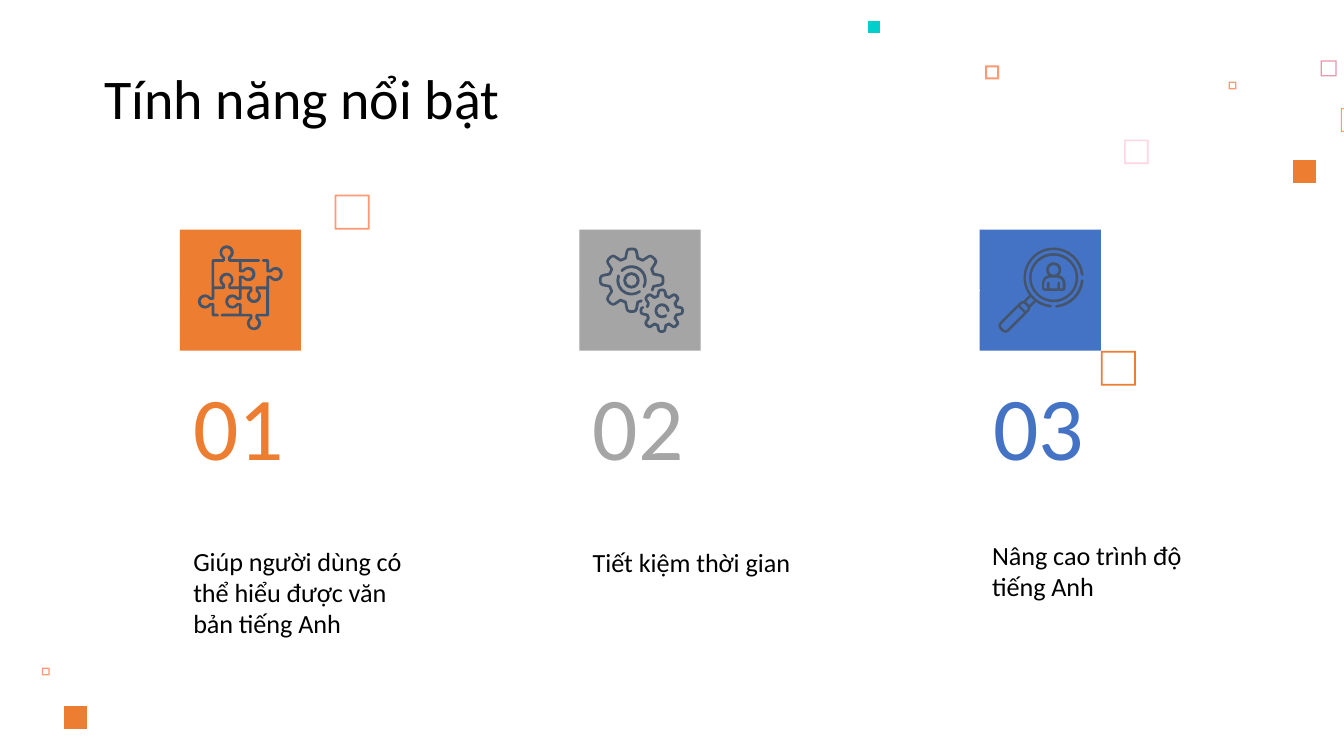
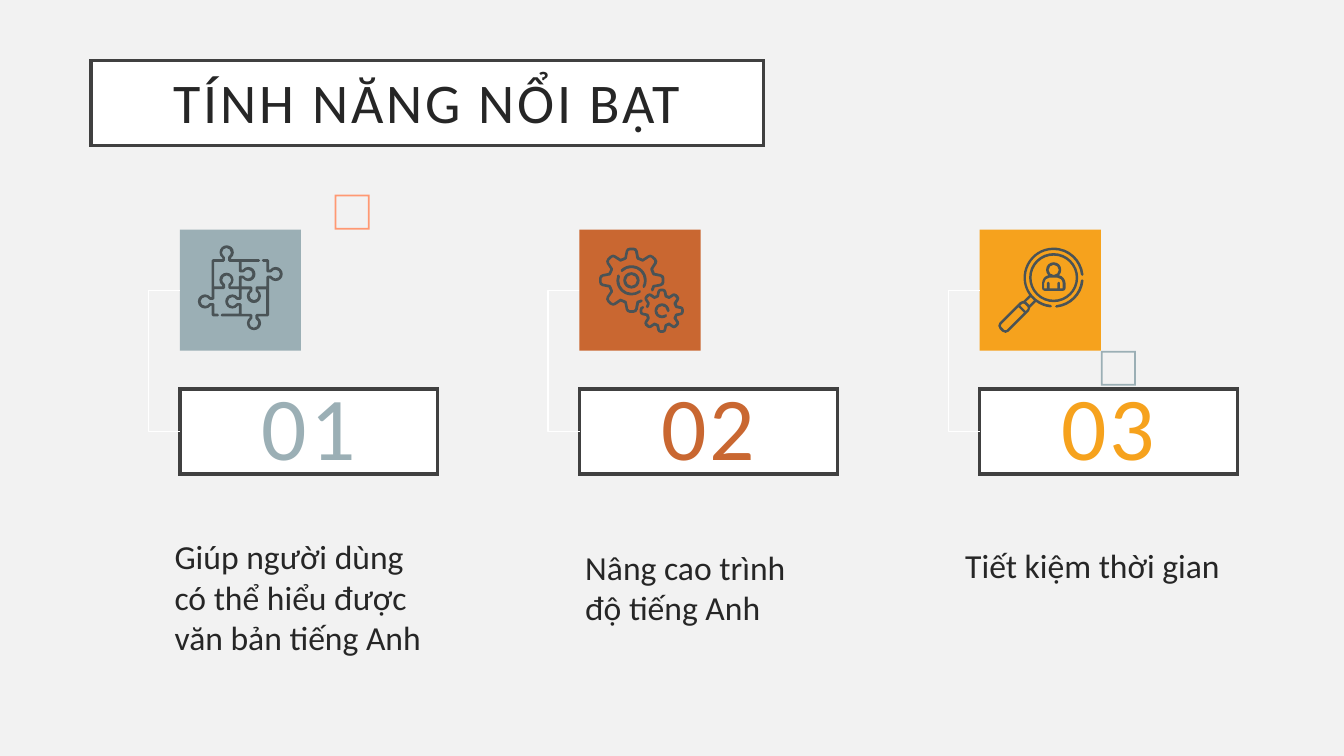
Before and after one commit to nmtri1912/kltn, a slide deck: slide 10 of Tài liệu/Presentation.pptx. Drawn at 1344x756 pixels with LibreOffice and Linux fonts; fonts in the diff are those of the drawing. Boxes give left, top, right and bottom in pixels: in the first picture for what was removed or moved away, otherwise in the second. Text is boxed around its words. In the diff, an @@ line names an element or a change of style, - is before the commit and + after.

```diff
--- a/Tài liệu/Presentation.pptx
+++ b/Tài liệu/Presentation.pptx
@@ background #FFFFFF to #F2F2F2 @@
@@ freeform shape removed at [868,21,880,33] @@
@@ 4 titles: place and size @@
-4 titles at [104,75,1084,461]
+4 titles at [91,60,1238,474]
@@ title "TÍNH NĂNG NỔI BẬT" at [91,60,763,145]: fill none to #FFFFFF; outline none to #404040 2.5 pt @@
@@ title at [173,76,680,133]: text changed; text colour #000000 to #262626 @@
-Tính năng nổi bật
+TÍNH NĂNG NỔI BẬT
@@ freeform shape removed at [985,66,999,80] @@
@@ freeform shape removed at [1229,82,1237,90] @@
@@ freeform shape removed at [1321,60,1337,77] @@
@@ freeform shape removed at [1341,108,1344,132] @@
@@ freeform shape removed at [1124,139,1148,163] @@
@@ freeform shape removed at [1294,160,1317,184] @@
@@ rectangle at [179,230,300,351]: fill #ED7D31 to #9BAFB5 @@
@@ rectangle at [580,230,701,351]: fill #A5A5A5 to #C96731 @@
@@ rectangle at [980,230,1101,351]: fill #4472C4 to #F6A21D @@
@@ fill #44546A to #4A5356 in 11 elements at [198,245,282,330], [599,248,664,314], [621,265,647,287], [617,274,641,295], [640,288,685,333], [654,303,669,319], [623,272,639,288], [998,248,1084,334], [1027,253,1079,302], [1043,262,1066,290], [1056,279,1084,308] @@
@@ freeform shape at [1101,351,1136,386]: fill #ED7D31 to #9BAFB5 @@
@@ title "01" at [179,389,438,474]: text colour #ED7D31 to #9BAFB5, letter spacing 0 to 2 pt; alignment left to centre; fill none to #FFFFFF; outline none to #404040 2.5 pt @@
@@ title "02" at [580,389,838,474]: text colour #A5A5A5 to #C96731, letter spacing 0 to 2 pt; alignment left to centre; fill none to #FFFFFF; outline none to #404040 2.5 pt @@
@@ title "03" at [980,389,1238,474]: text colour #4472C4 to #F6A21D, letter spacing 0 to 2 pt; alignment left to centre; fill none to #FFFFFF; outline none to #404040 2.5 pt @@
@@ subtitle "Giúp người dùng có thể ...": place and size @@
-subtitle "Giúp người dùng có thể ..." at [193,552,402,638]
+subtitle "Giúp người dùng có thể ..." at [175,545,421,656]
@@ subtitle "Nâng cao trình độ tiếng ...": place and size @@
-subtitle "Nâng cao trình độ tiếng ..." at [992,546,1181,601]
+subtitle "Nâng cao trình độ tiếng ..." at [585,556,785,626]
@@ size 18.7 to 24 pt, text colour #000000 to #262626 in 3 elements at [175,545,421,656], [585,556,785,626], [965,552,1219,584] @@
@@ subtitle "Tiết kiệm thời gian": place and size @@
-subtitle "Tiết kiệm thời gian" at [593,552,790,577]
+subtitle "Tiết kiệm thời gian" at [965,552,1219,584]
@@ title removed at [593,552,755,570] @@
-OUR PROCESS
@@ title removed at [993,547,1131,570] @@
-TARGET
@@ freeform shape removed at [42,667,50,676] @@
@@ freeform shape removed at [65,706,88,729] @@
```
Also in this commit, not shown: 15 other slides changed, 2 slides added, 2 slides removed, 2 other files.
